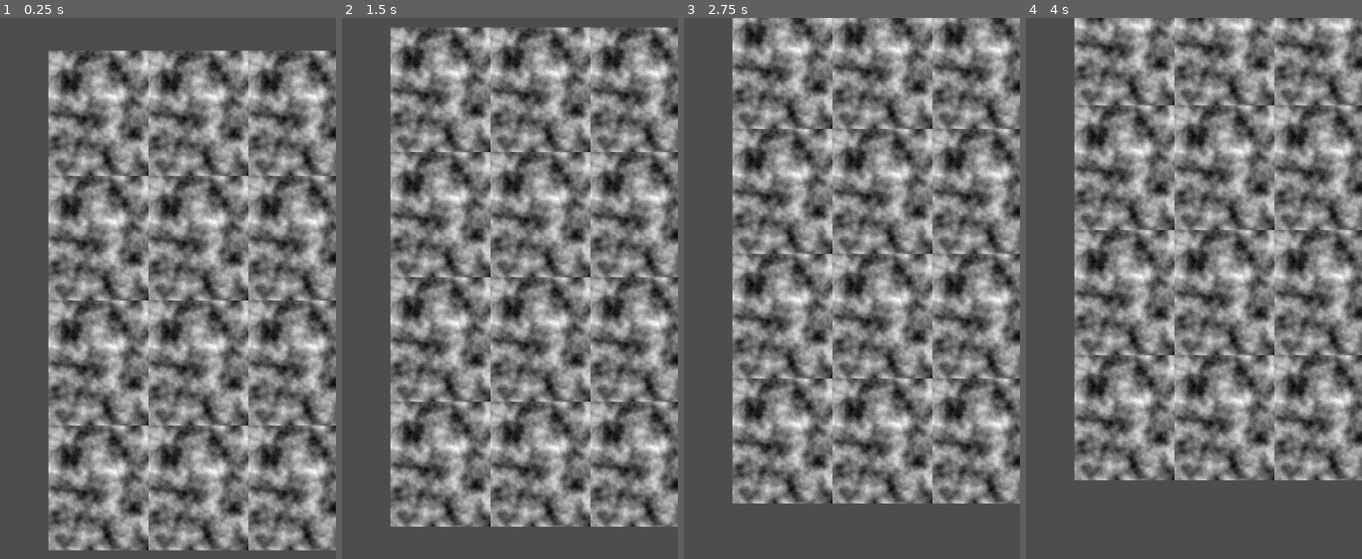
Above: before the commit, frames 1-4 (left to right).
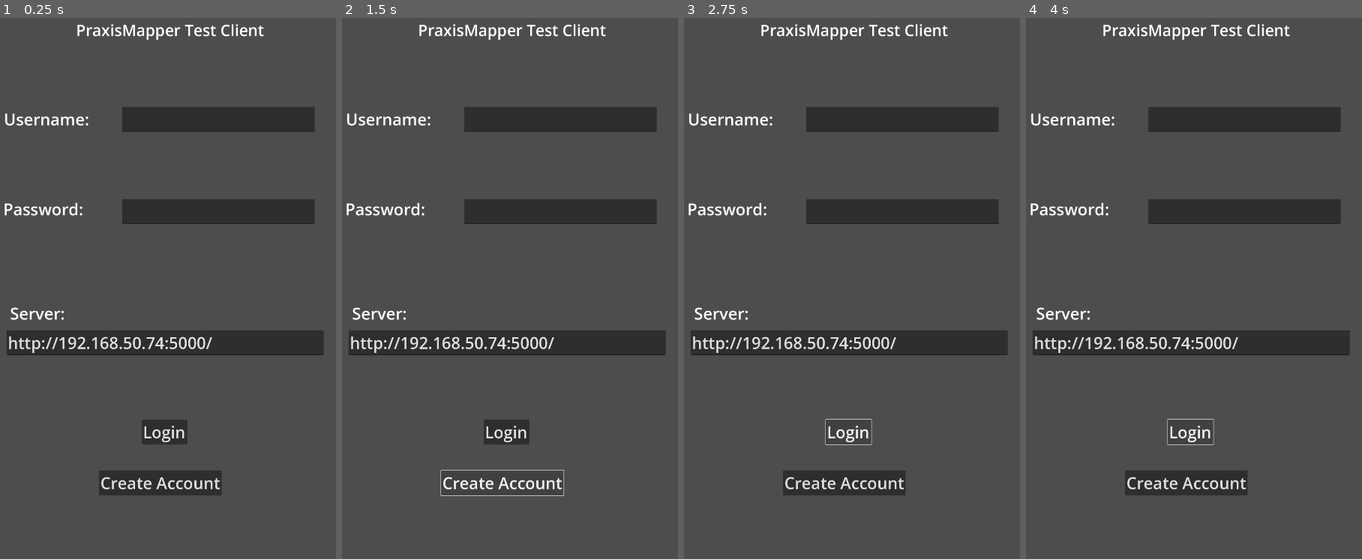
Above: after the commit, the same moments.

Repository: drakewill-CRL/GodotClient1
Game: Godot game, scene res://PraxisMapper/Scenes/LoginScene.tscn
The game is run twice, just before and just after one commit, with the same random seed, the same clock (stepped at 60 frames per second) and the same inputs. Before the commit the project starts from res://Scenes/OverheadView.tscn.
Inputs (mouse positions are in pixels of both pictures, inside the frame that each line leads up to):
- Up to frame 1 (0.25 s): no input
- Up to frame 2 (1.5 s): click (506, 434) at 0.5 s, where only the run after the commit has a clickable "Login"; click (503, 483) at 1.25 s, where only the run after the commit has a clickable "Create Account"
- Up to frame 3 (2.75 s): click (848, 434) at 2 s, where only the run after the commit has a clickable "Login"
- Up to frame 4 (4 s): click (1187, 483) at 2.75 s, where only the run after the commit has a clickable "Create Account"; click (1190, 434) at 3.5 s, where only the run after the commit has a clickable "Login"

The runs differ from the first frame. In frame 1, 60% of the frame differs, in the area x 1-100%, y 1-99%; in frame 2, 61%, in the area x 1-100%, y 1-95%; in frame 3, 59%; in frame 4, 57%.
Error after the commit: Invalid access to property or key 'authToken' on a base object of type 'Nil'. (res://PraxisMapper/Scenes/LoginScene.gd:32)

Commit message:
Made node for generic endpoint calls

Diff:
--- /dev/null
+++ b/PraxisMapper/APICalls/GenericCall.gd
@@ -0,0 +1,22 @@
+extends Node2D
+
+@onready var request: HTTPRequest = $HTTPRequest
+
+func response_received():
+
+
+func callEndpoint(url):
+	request.request_completed.connect(response_received)
+	var ok = request.request(PraxisMapper.serverURL + url)
+
+
+
+
+# Called when the node enters the scene tree for the first time.
+func _ready():
+	pass # Replace with function body.
+
+
+# Called every frame. 'delta' is the elapsed time since the previous frame.
+func _process(delta):
+	pass
--- /dev/null
+++ b/PraxisMapper/APICalls/GenericCall.tscn
@@ -0,0 +1,8 @@
+[gd_scene load_steps=2 format=3 uid="uid://8os6eof5qcbh"]
+
+[ext_resource type="Script" path="res://PraxisMapper/APICalls/GenericCall.gd" id="1_gn8yx"]
+
+[node name="GenericCall" type="Node2D"]
+script = ExtResource("1_gn8yx")
+
+[node name="HTTPRequest" type="HTTPRequest" parent="."]
--- /dev/null
+++ b/PraxisMapper/Controls/PraxisAPICall.gd
@@ -0,0 +1,102 @@
+extends Node
+
+# Based on the HTTPClient demo in the official docs. Used to make getting data a single function call.
+# This simple class can do HTTP requests; it will not block, but it needs to be polled.
+
+#For a game with a custom plugin, it'll basically want a node that creates an instance of this node,
+#and hits call_url() with the correct parameters, then process the result accordingly and return that.
+var http
+
+func _init():
+	var err = 0
+	http = HTTPClient.new() # Create the Client.
+
+	if (PraxisMapper.serverURL.contains(":")):
+		var split = PraxisMapper.serverURL.split(":")
+		err =  http.connect_to_host(split[0], int(split[1])) # Connect to host/port.
+	else:
+		err = http.connect_to_host(PraxisMapper.serverURL) # Connect to host/port.
+
+	err =  http.connect_to_host("http://192.168.50.74", 5000) # Connect to host/port.
+	assert(err == OK) # Make sure connection is OK.
+
+	# Wait until resolved and connected.
+	while http.get_status() == HTTPClient.STATUS_CONNECTING or http.get_status() == HTTPClient.STATUS_RESOLVING:
+		http.poll()
+		if not OS.has_feature("web"):
+			OS.delay_msec(25)
+		else:
+			await get_tree().process_frame
+
+	print(http.get_status())
+	assert(http.get_status() == HTTPClient.STATUS_CONNECTED) # Check if the connection was made successfully.
+
+func call_url(endpoint, method = HTTPClient.METHOD_GET, body = ''):
+	# Some headers
+	var headers = [
+		"AuthKey: " + PraxisMapper.authKey,
+		"PraxisAuthKey: " + PraxisMapper.headerKey,
+		"User-Agent: Pirulo/1.0 (Godot)",
+		"Accept: */*"
+	]
+
+	if !endpoint.begins_with("/"):
+		endpoint = "/" + endpoint
+
+	var err = http.request(method, endpoint, headers, body) # Request a page from the site (this one was chunked..)
+	assert(err == OK) # Make sure all is OK.
+
+	while http.get_status() == HTTPClient.STATUS_REQUESTING:
+		# Keep polling for as long as the request is being processed.
+		http.poll()
+		print("Requesting...")
+		if OS.has_feature("web"):
+			# Synchronous HTTP requests are not supported on the web,
+			# so wait for the next main loop iteration.
+			await get_tree().process_frame
+		else:
+			OS.delay_msec(25)
+
+	assert(http.get_status() == HTTPClient.STATUS_BODY or http.get_status() == HTTPClient.STATUS_CONNECTED) # Make sure request finished well.
+
+	print("response? ", http.has_response()) # Site might not have a response.
+
+	if http.has_response():
+		# If there is a response...
+
+		headers = http.get_response_headers_as_dictionary() # Get response headers.
+		print("code: ", http.get_response_code()) # Show response code.
+		print("**headers:\\n", headers) # Show headers.
+
+		# Getting the HTTP Body
+
+		if http.is_response_chunked():
+			# Does it use chunks?
+			print("Response is Chunked!")
+		else:
+			# Or just plain Content-Length
+			var bl = http.get_response_body_length()
+			print("Response Length: ", bl)
+
+		# This method works for both anyway
+		var rb = PackedByteArray() # Array that will hold the data.
+
+		while http.get_status() == HTTPClient.STATUS_BODY:
+			# While there is body left to be read
+			http.poll()
+			# Get a chunk.
+			var chunk = http.read_response_body_chunk()
+			if chunk.size() == 0:
+				if not OS.has_feature("web"):
+					# Got nothing, wait for buffers to fill a bit.
+					OS.delay_usec(10)
+				else:
+					await get_tree().process_frame
+			else:
+				rb = rb + chunk # Append to read buffer.
+		# Done!
+
+		print("bytes got: ", rb.size())
+		var text = rb.get_string_from_utf8()
+		print("Text: ", text)
+		return rb #Let the caller decode this data the way they expect to have it.
--- /dev/null
+++ b/PraxisMapper/Controls/PraxisAPICall.tscn
@@ -0,0 +1,6 @@
+[gd_scene load_steps=2 format=3 uid="uid://ddl6jqncfeef4"]
+
+[ext_resource type="Script" path="res://PraxisMapper/Controls/PraxisAPICall.gd" id="1_duea4"]
+
+[node name="PraxisAPICall" type="Node"]
+script = ExtResource("1_duea4")
--- a/PraxisMapper/Scenes/LoginScene.gd
+++ b/PraxisMapper/Scenes/LoginScene.gd
@@ -28,7 +28,8 @@
 	#if successful, save name/pwd/server to file to load as auto-login next time.
 	PraxisMapper.username = txtUsername.text
 	PraxisMapper.password = txtPassword.text
-	PraxisMapper.loginToken = data.authToken
+	PraxisMapper.serverURL = txtServer.text
+	PraxisMapper.authKey = data.authToken
 	#Now, change to the post-login scene here.
 	#get_tree().change_scene_to_file("res://Scenes/GpsTest.tscn")
 	#get_tree().change_scene_to_file("res://Scenes/test1.tscn")
--- a/PraxisMapper/Scenes/LoginScene.tscn
+++ b/PraxisMapper/Scenes/LoginScene.tscn
@@ -58,7 +58,7 @@
 offset_right = 1041.0
 offset_bottom = 1080.0
 theme_override_font_sizes/font_size = 52
-text = "http://192.168.50.74:5000"
+text = "http://192.168.50.74:5000/"
 
 [node name="btnLogin" type="Button" parent="."]
 offset_left = 458.985
--- a/PraxisMapper/Scripts/PraxisMapper.gd
+++ b/PraxisMapper/Scripts/PraxisMapper.gd
@@ -1,10 +1,12 @@
 extends Node
 class_name PraxisMapper
 
-# Values used for login and auth
+# Values used for login/auth and server comms
 static var username
 static var password
-static var loginToken
+static var authKey = '' #for normal security with a login
+static var headerKey = '' #for header-only security
+static var serverURL = ''
 
 #config values referenced by components
 static var mapTileWidth = 320
--- a/Scenes/OverheadView.gd
+++ b/Scenes/OverheadView.gd
@@ -47,6 +47,8 @@
 	if (int(tilesY) % 2 == 0):
 		tilesY += 1
 
+
+
 	var startX = ((tilesX * PraxisMapper.mapTileWidth) / -2) - (size.x / 2)
 	var startY = ((tilesY * PraxisMapper.mapTileHeight) / -2) + (size.y / 2)
 
--- a/Scenes/test1.gd
+++ b/Scenes/test1.gd
@@ -7,6 +7,11 @@
 	print("getting new tile")
 	mapTile.GetTile("86HWGGGP")
 
+	var apicallScene = preload("res://PraxisMapper/Controls/PraxisAPICall.tscn")
+	var apicall = apicallScene.instantiate()
+	var results = apicall.call_url("/Server/Test")
+	print(results.get_string_from_utf8())
+
 
 # Called every frame. 'delta' is the elapsed time since the previous frame.
 func _process(delta):
--- a/project.godot
+++ b/project.godot
@@ -11,7 +11,7 @@
 [application]
 
 config/name="PM GD Client Test"
-run/main_scene="res://Scenes/OverheadView.tscn"
+run/main_scene="res://PraxisMapper/Scenes/LoginScene.tscn"
 config/features=PackedStringArray("4.1", "Mobile")
 config/icon="res://icon.svg"
 
